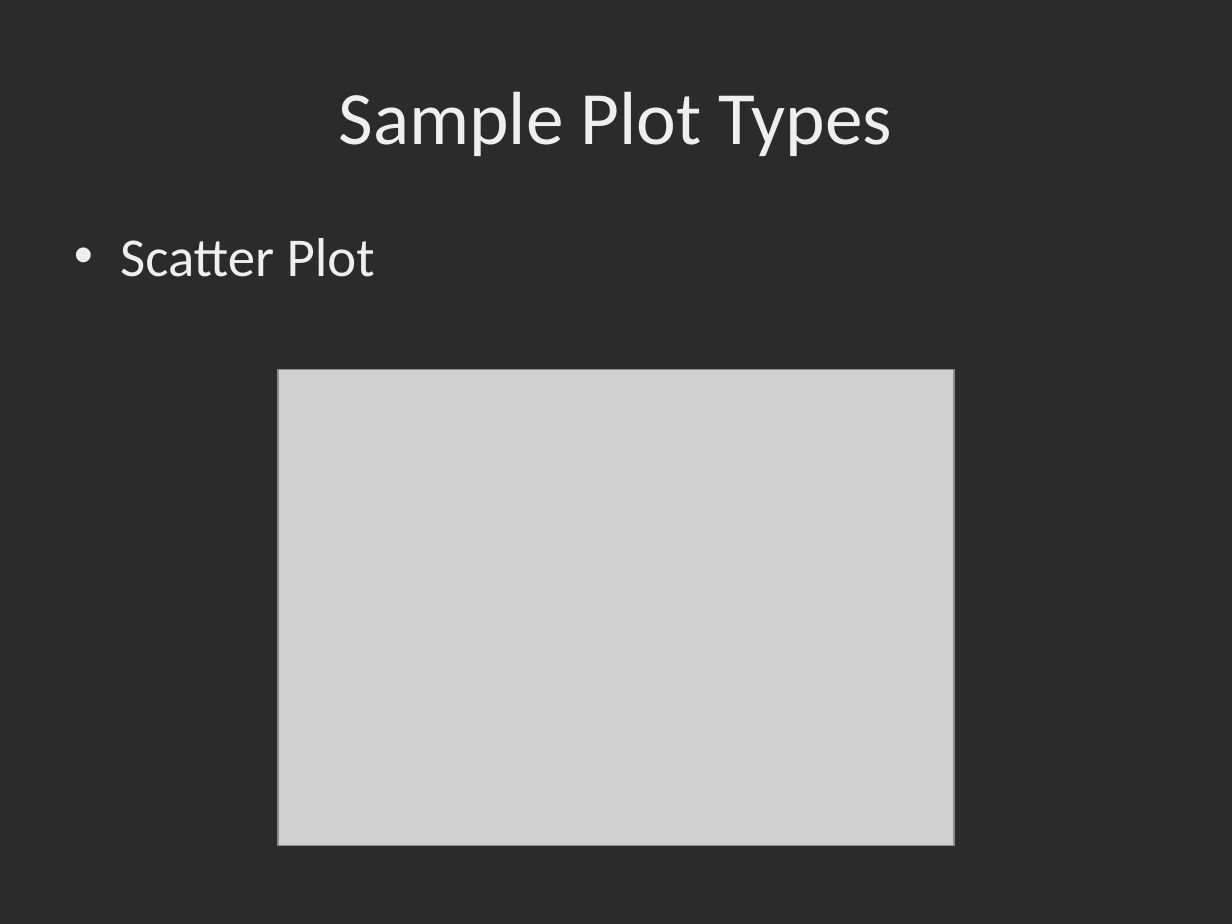
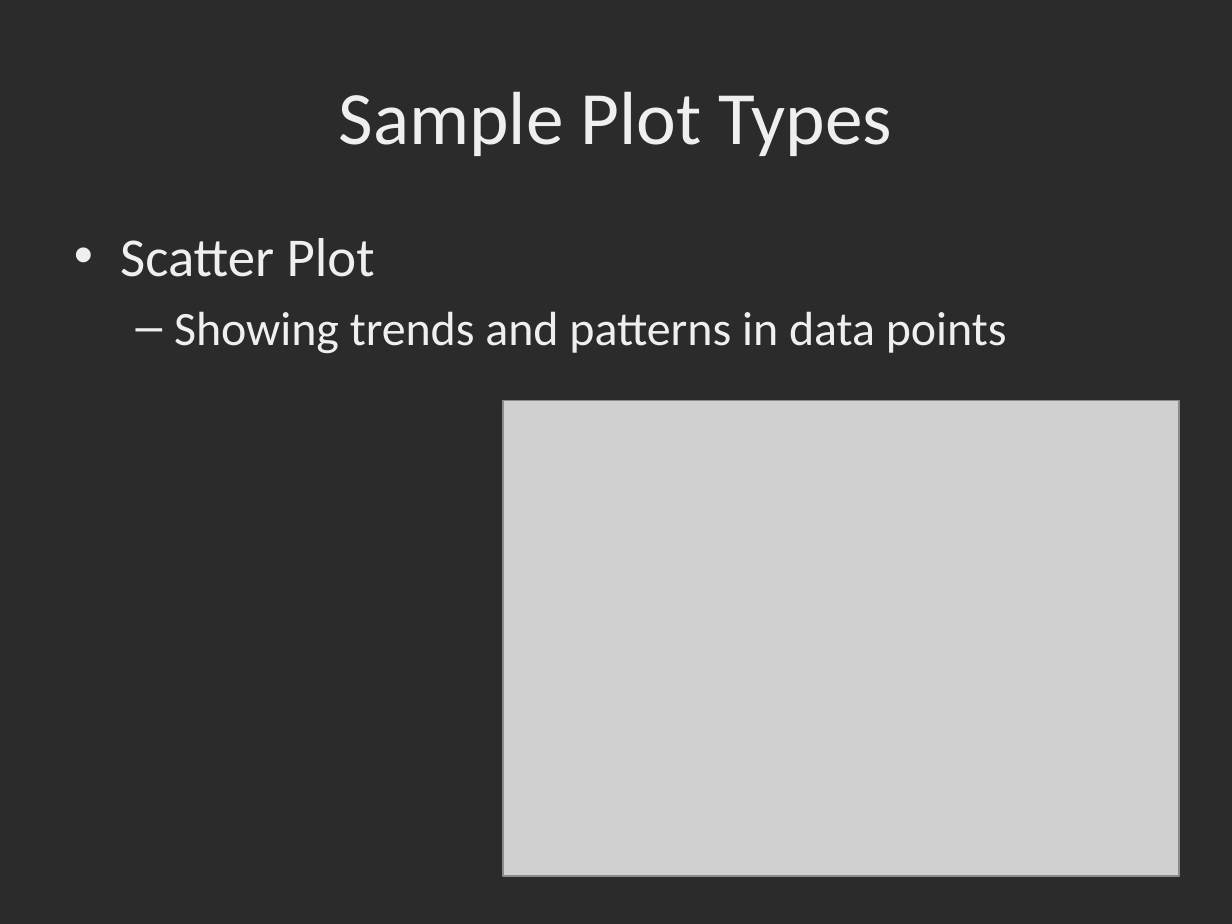
Before and after one commit to dbowmans46/PracticalProgramming, a slide deck: slide 4 of Session 7 - Python/Instructional Material/Session 7 - Python Plotting with MatPlotLib.pptx. Drawn at 1232x924 pixels with LibreOffice and Linux fonts; fonts in the diff are those of the drawing; grey boxes stand for pictures; background and template pictures are left out; a plain dark background stands for a picture behind light text. Boxes give left, top, right and bottom in pixels: in the first picture for what was removed or moved away, otherwise in the second. Text is boxed around its words. In the diff, an @@ line names an element or a change of style, - is before the commit and + after.

Commit message:
Added reasons for selecting a certain type of plot.

```diff
--- a/Session 7 - Python/Instructional Material/Session 7 - Python Plotting with MatPlotLib.pptx
+++ b/Session 7 - Python/Instructional Material/Session 7 - Python Plotting with MatPlotLib.pptx
@@ text at [174,311,1007,354]: paragraph added @@
+  – Showing trends and patterns in data points
@@ picture: place and size @@
-picture at [278,370,955,845]
+picture at [503,400,1179,876]
```
Also in this commit, not shown: 8 other slides changed.
